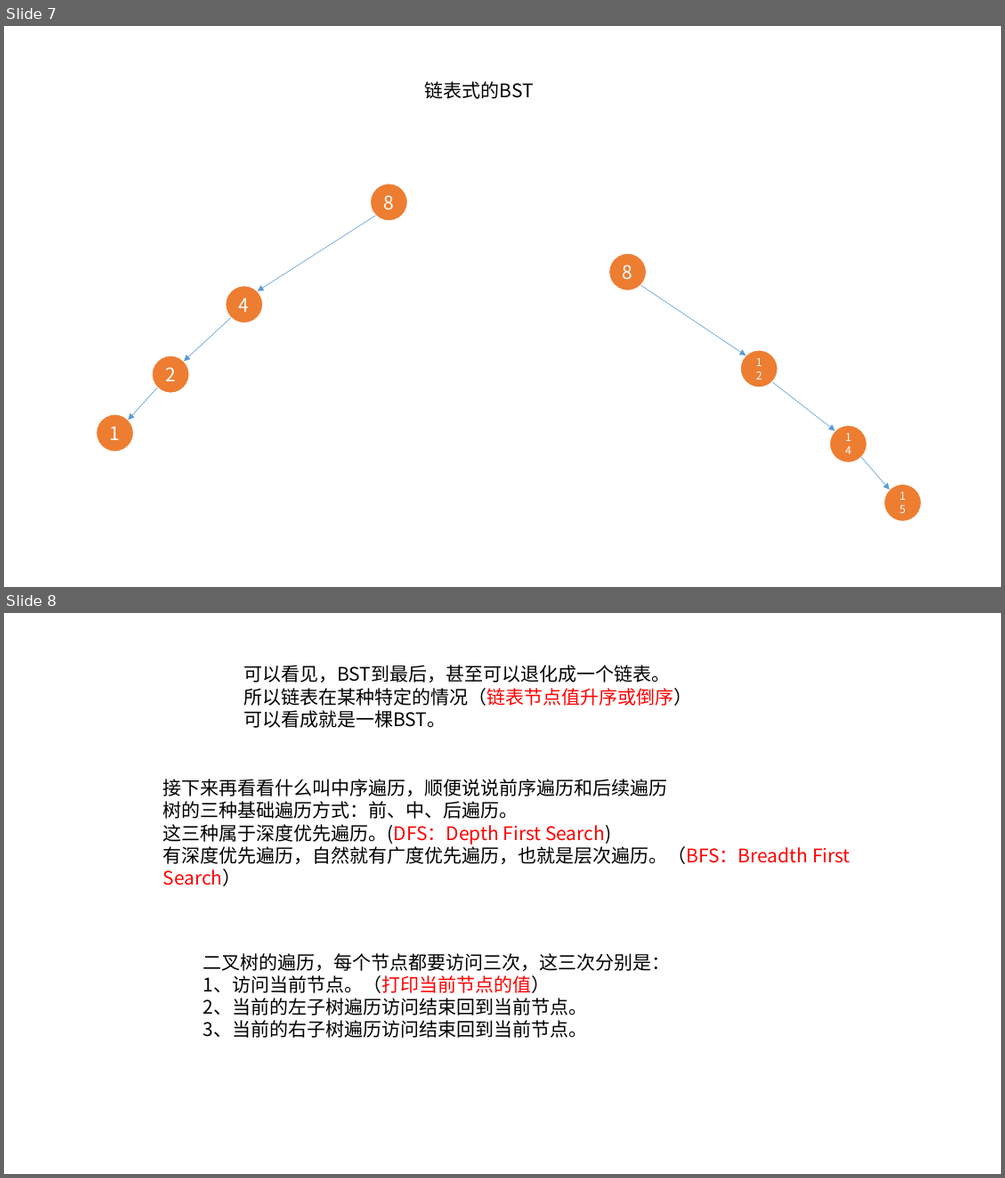
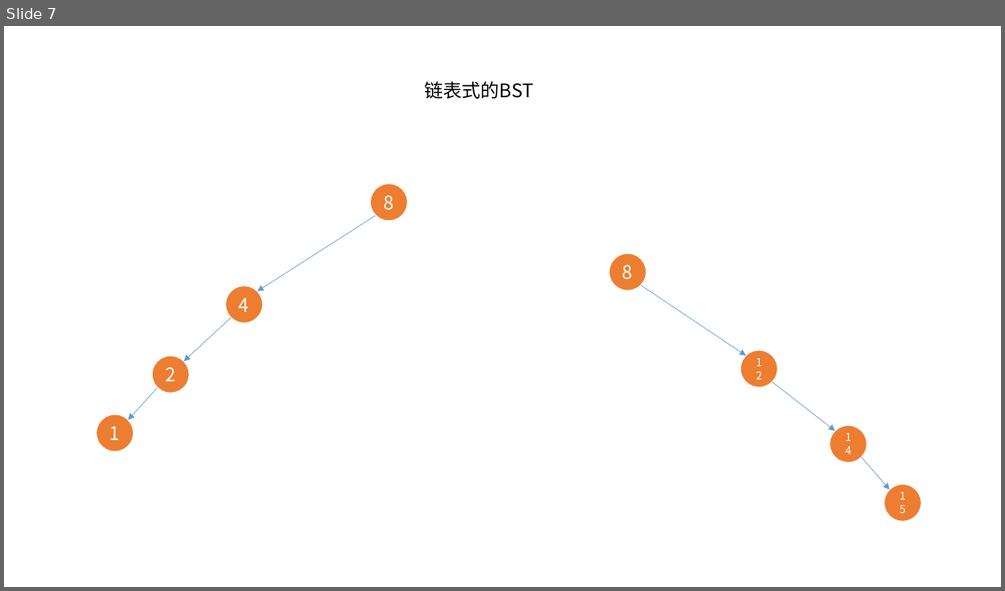
Before and after one commit to xiangming-fang/datastructure_arithmetic, a slide deck: ppt/bst.pptx. Shown one above the other, each under a label of ours: slides 7 and 8 before the commit, slide 7 after it. The pictures are 1005x1178 and 1005x591 pixels, drawn with LibreOffice and Linux fonts; fonts in the diff are those of the drawing. Boxes give left, top, right and bottom in pixels: in the first picture for what was removed or moved away, otherwise in the second. Text is boxed around its words. In the diff, an @@ line names an element or a change of style, - is before the commit and + after.

```diff
--- a/ppt/bst.pptx
+++ b/ppt/bst.pptx
@@ slide 8 removed at (4,613,1001,1174), background #FFFFFF @@
@@ text removed at (243,665,692,728) @@
-可以看见，BST到最后，甚至可以退化成一个链表。
-所以链表在某种特定的情况（链表节点值升序或倒序）
-可以看成就是一棵BST。
@@ text removed at (163,779,850,864) @@
-接下来再看看什么叫中序遍历，顺便说说前序遍历和后续遍历
-树的三种基础遍历方式：前、中、后遍历。
-这三种属于深度优先遍历。(DFS：Depth First Search)
-有深度优先遍历，自然就有广度优先遍历，也就是层次遍历。（BFS：Breadth First Search）
@@ text removed at (202,953,670,1038) @@
-二叉树的遍历，每个节点都要访问三次，这三次分别是：
-1、访问当前节点。（打印当前节点的值）
-2、当前的左子树遍历访问结束回到当前节点。
-3、当前的右子树遍历访问结束回到当前节点。
```
Also in this commit, not shown: 8 other slides removed, 3 other files.
